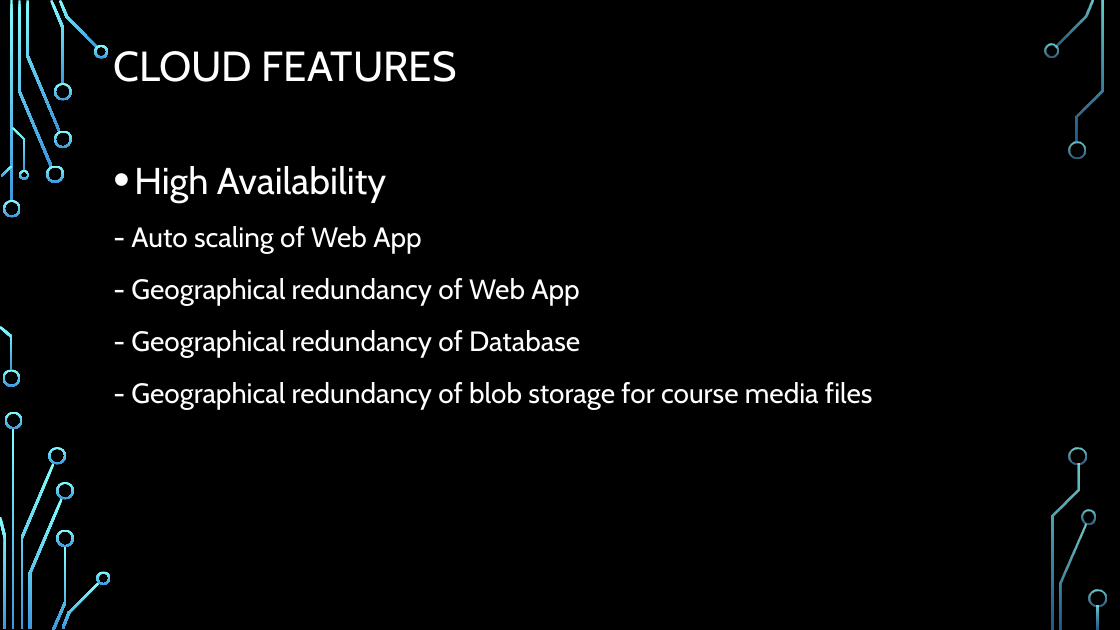
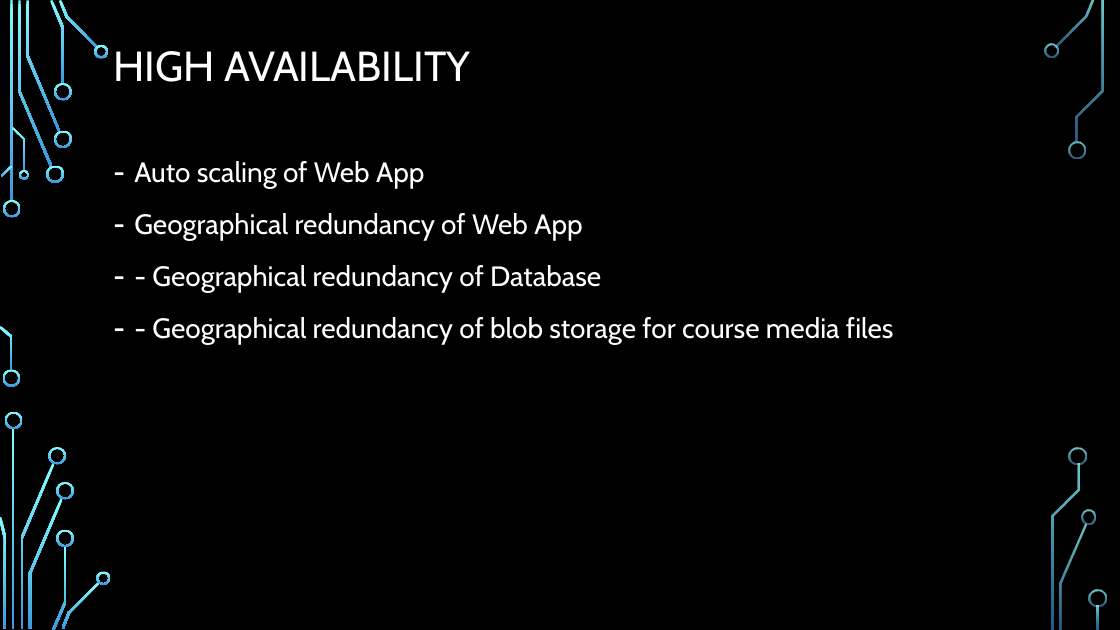
Before and after one commit to chenghao1983/c6c1d99d-502e-4a47-b8f5-35181e48b4fa_PT4, a slide deck: slide 6 of Doc/Active Learning on the Cloud - PT4.pptx. Drawn at 1120x630 pixels with LibreOffice and Linux fonts; fonts in the diff are those of the drawing; background and template pictures are left out. Boxes give left, top, right and bottom in pixels: in the first picture for what was removed or moved away, otherwise in the second. Text is boxed around its words. In the diff, an @@ line names an element or a change of style, - is before the commit and + after.

```diff
--- a/Doc/Active Learning on the Cloud - PT4.pptx
+++ b/Doc/Active Learning on the Cloud - PT4.pptx
@@ title at (113,51,470,82): text changed @@
-CLOUD FEATURES
+HIGH AVAILABILITY
@@ text at (134,161,582,240): text changed @@
-• High Availability
-- Auto scaling of Web App
-- Geographical redundancy of Web App
+– Auto scaling of Web App
+– Geographical redundancy of Web App
@@ text at (152,265,894,344): bullet none to - @@
```
Also in this commit, not shown: 2 other slides changed, 1 slide added.
